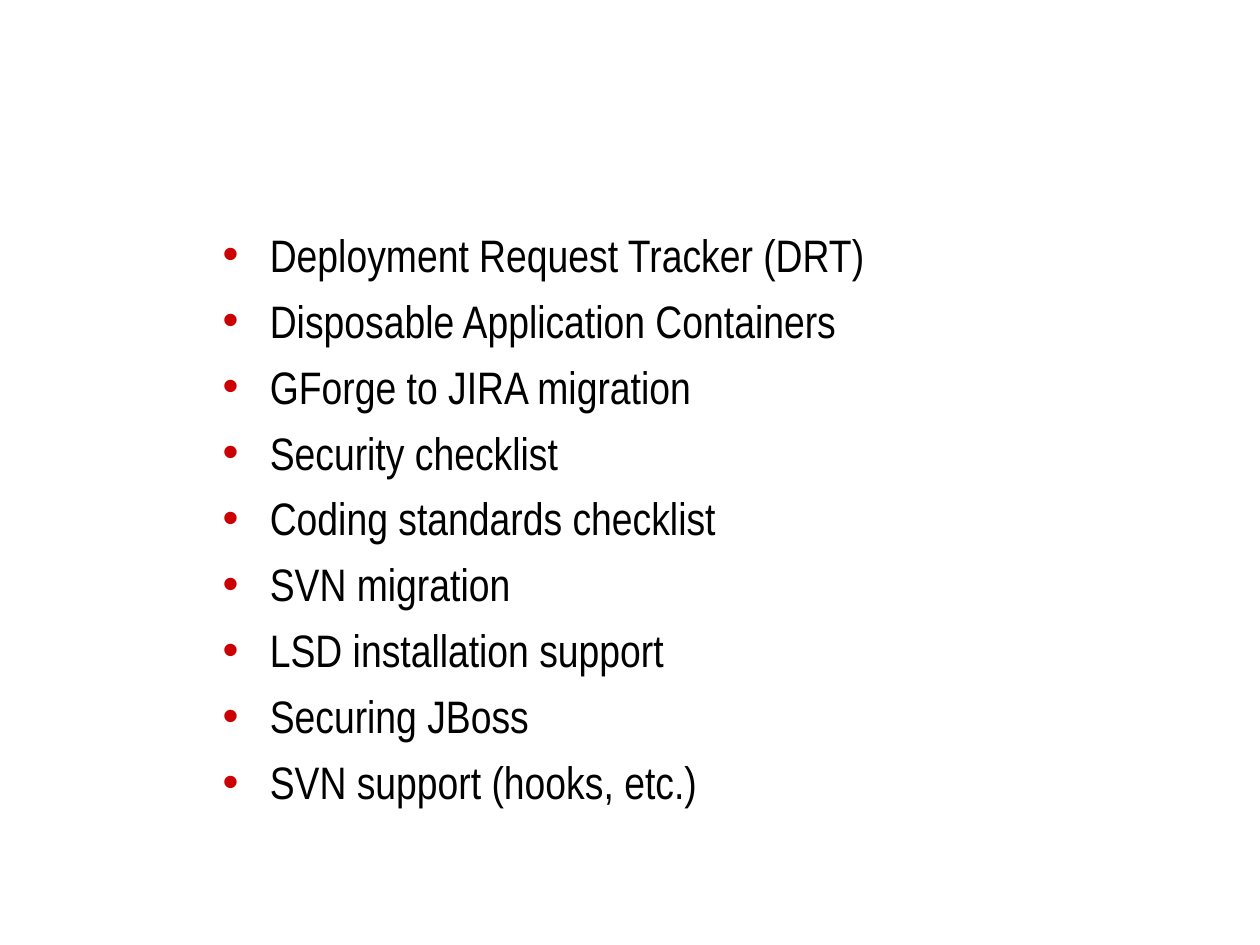
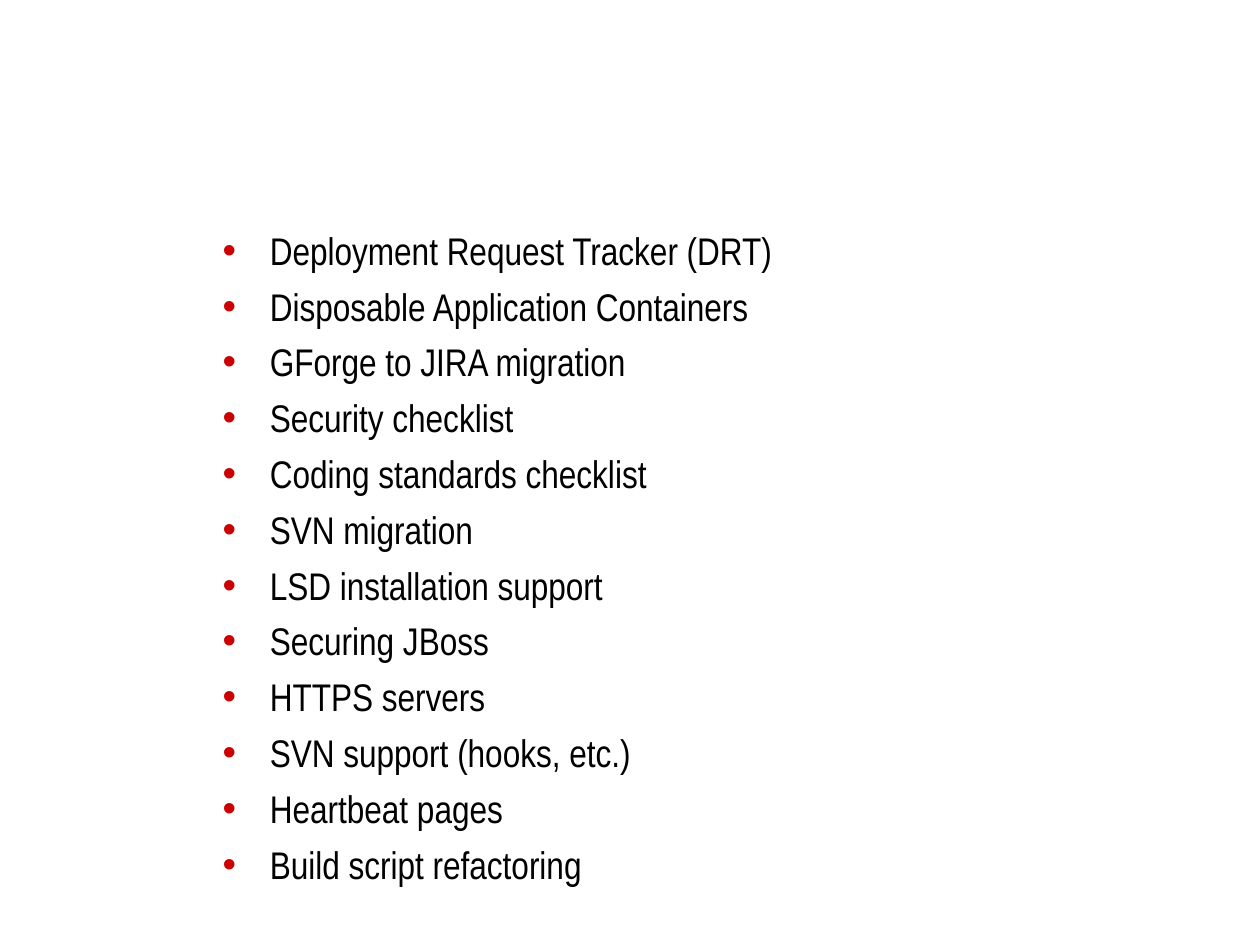
Before and after one commit to NCIP/automation, a slide deck: slide 9 of docs/roadmap/bda-roadmap.ppt (slide 5 before the commit). Drawn at 1260x945 pixels with LibreOffice and Linux fonts; fonts in the diff are those of the drawing; background and template pictures are left out. Boxes give left, top, right and bottom in pixels: in the first picture for what was removed or moved away, otherwise in the second. Text is boxed around its words. In the diff, an @@ line names an element or a change of style, - is before the commit and + after.

```diff
--- a/docs/roadmap/bda-roadmap.ppt
+++ b/docs/roadmap/bda-roadmap.ppt
@@ text at (270, 237, 772, 775): size 26 to 22 pt in "Deployment Request Tracker (DRT)", "Disposable Application Containers", "GForge to JIRA migration", "Security checklist" and 5 more places; less space between paragraphs @@
@@ text at (270, 684, 485, 712): paragraph added @@
+• HTTPS servers
@@ text at (270, 795, 582, 887): paragraphs added @@
+• Heartbeat pages
+• Build script refactoring
```
Also in this commit, not shown: 5 other slides changed, 3 slides added, 2 slides removed, 1 other file.
